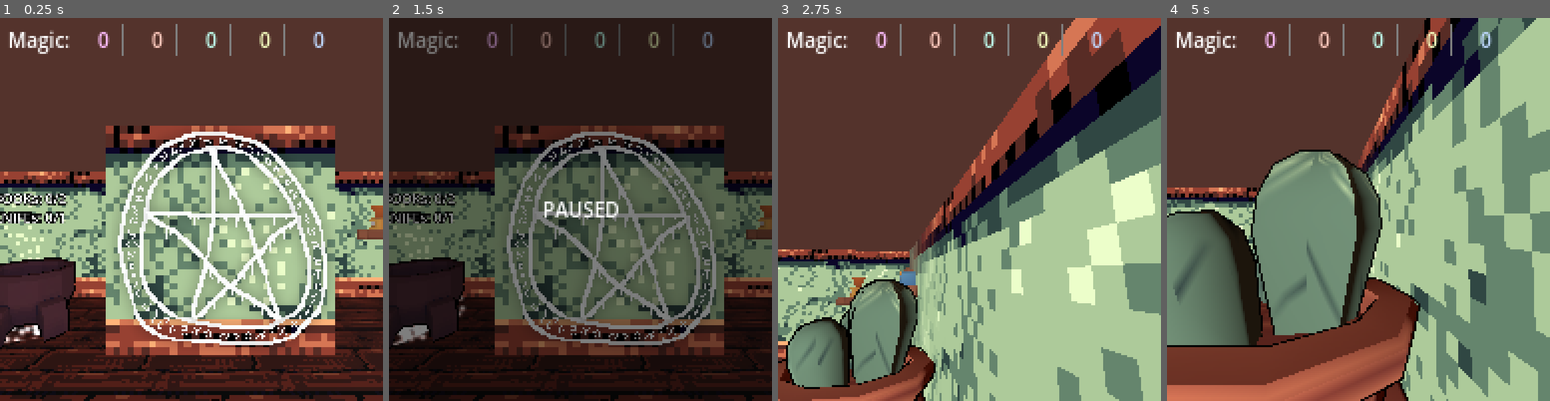
Above: before the commit, frames 1-4 (left to right).
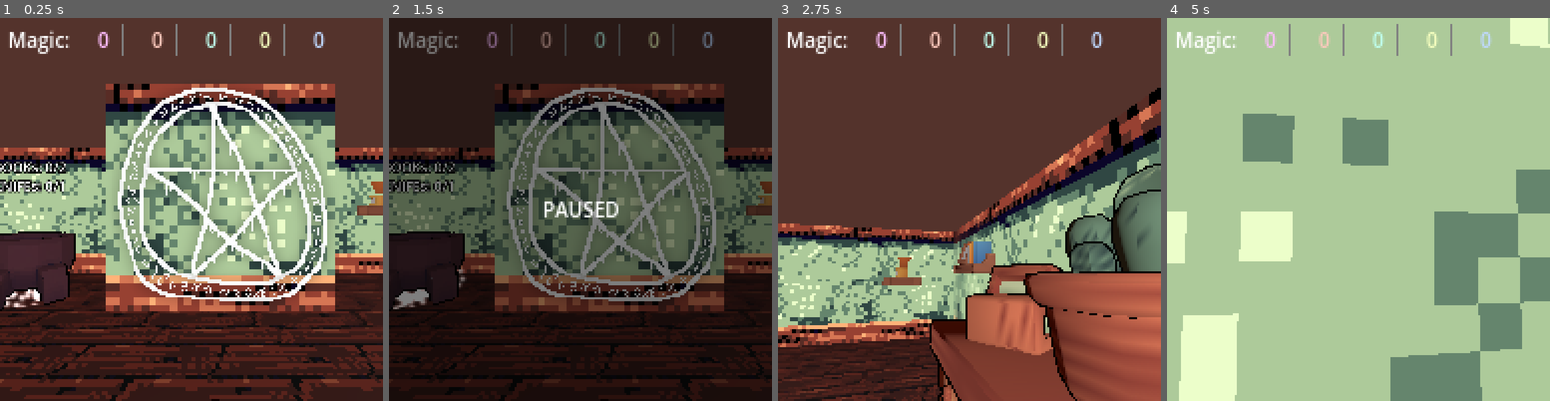
Above: after the commit, the same moments.

Repository: kaisalmon/gwt-85-entry
Game: Godot game, scene res://scenes/level/level.tscn
The game is run twice, just before and just after one commit, with the same random seed, the same clock (stepped at 60 frames per second) and the same inputs. This scene is started directly instead of the project's main scene.
Inputs (mouse positions are in pixels of both pictures, inside the frame that each line leads up to):
- Up to frame 1 (0.25 s): no input
- Up to frame 2 (1.5 s): tap Enter at 0.5 s; move the mouse to (599, 209) at 0.52 s; press the mouse at (599, 209) at 0.53 s; hold W (move_up) 0.53-1.28 s; tap Space at 0.77, 1.25 s; move the mouse to (503, 228) at 1.27 s; release the mouse at (503, 228) at 1.28 s; hold S (move_down) from 1.28 s (still down); right-click (503, 228) at 1.35 s
- Up to frame 3 (2.75 s): tap Space at 1.52 s; click (892, 228) at 1.55 s; tap Enter at 2 s; move the mouse to (1007, 125) at 2.02 s; release S (move_down) at 2.03 s; press the mouse at (1007, 125) at 2.03 s; hold D (move_right) from 2.03 s (still down)
- Up to frame 4 (5 s): move the mouse to (1354, 217) at 2.77 s; release D (move_right) at 2.78 s; release the mouse at (1354, 217) at 2.78 s; hold W (move_up) from 2.78 s (still down); click (1354, 217) at 2.85 s; tap Space at 3.02, 3.77, 4.52 s; move the mouse to (1389, 213) at 3.52 s; hold Right mouse button (drop_item) 3.53-4.28 s; click (1389, 213) at 3.8 s; move the mouse to (1327, 205) at 4.27 s; click (1327, 205) at 4.35 s

The runs differ from the first frame. In frame 1, 58% of the frame differs, in the area x 0-100%, y 17-100%; in frame 2, 44%; in frame 3, 59%; in frame 4, 80%, in the area x 0-100%, y 0-100%.

Commit message:
🔽 player gravity, small polishes

Diff:
--- a/scenes/interactable/cauldron.tscn
+++ b/scenes/interactable/cauldron.tscn
@@ -59,8 +59,9 @@
 process_material = SubResource("ParticleProcessMaterial_3um5l")
 draw_pass_1 = SubResource("QuadMesh_m4y0a")
 
-[node name="ItemConsumer" parent="." node_paths=PackedStringArray("debug_label_3d") instance=ExtResource("4_sw1e1")]
+[node name="ItemConsumer" parent="." node_paths=PackedStringArray("source_mesh", "debug_label_3d") instance=ExtResource("4_sw1e1")]
 transform = Transform3D(1, 0, 0, 0, 1, 0, 0, 0, 1, 0, 0.544188, 0)
+source_mesh = NodePath("../blockbench_export/Node/cylinder")
 debug_label_3d = NodePath("../DebugLabel3D")
 
 [node name="DebugLabel3D" type="Label3D" parent="."]
--- a/scenes/interactable/item_consumer.gd
+++ b/scenes/interactable/item_consumer.gd
@@ -6,17 +6,16 @@
 
 
 @export var recipe: Recipe
-
+@export var source_mesh: MeshInstance3D
+@export var provided_ingredients: Dictionary[Item.ItemType, int]
 @export var debug_label_3d: Label3D
-
-@export var provided_ingredients: Dictionary[Item.ItemType, int]
-
 @onready var cauldroninteract_success: AudioStreamPlayer3D = $cauldroninteract_success
 @onready var cauldroninteract_insert: AudioStreamPlayer3D = $cauldroninteract_insert
 
 var text_tween: Tween = null
 
 func _ready() -> void:
+
 	#set_highlight(false)
 	update_recipe_display()
 	if recipe.ingredients.size() == 0:
@@ -39,6 +38,8 @@
 
 	if has_necessary_ingredients_for(held_item_type):
 		print("does not need item of the given type")
+
+		wiggle_text()
 		return
 
 	#print("interacting with ", self.name, ": using item type: ", Item.ItemType.keys()[item])
@@ -119,5 +120,14 @@
 
 	return true
 
-func tween_wiggle(progress: float) -> void:
-	pass
+func wiggle_text() -> void:
+	if is_instance_valid(text_tween):
+		text_tween.kill()
+
+	text_tween = create_tween()
+	text_tween.tween_method(tween_wiggle.bind(debug_label_3d.global_position), 0.0, 1.0, 0.5)
+
+func tween_wiggle(progress: float, start_pos: Vector3) -> void:
+	var displacement: float = sin(progress * 10) * 0.1
+	debug_label_3d.global_position.x = start_pos.x + displacement * (1-progress)
+	debug_label_3d.modulate = Color.DARK_RED.lerp(Color.WHITE, progress)
--- a/scenes/interactable/item_provider.gd
+++ b/scenes/interactable/item_provider.gd
@@ -2,13 +2,20 @@
 extends Interactable
 
 @export var produced_item: Item.ItemType
-
+@export var source_mesh: MeshInstance3D
 @onready var debug_label_3d: Label3D = $DebugLabel3D
-
 @onready var pickup: AudioStreamPlayer = $pickup
 
+var text_tween: Tween = null
+var highlight_tween: Tween = null
+var highlight_material: StandardMaterial3D
+var default_albedo: Color
+var highlight_albedo: Color
 
 func _ready() -> void:
+	highlight_material = source_mesh.get_active_material(0) as StandardMaterial3D
+	default_albedo = highlight_material.albedo_color
+	highlight_albedo = Color.from_hsv(default_albedo.h, max(default_albedo.s - 0.3, 0), min(default_albedo.v + 0.2, 1.0))
 	debug_label_3d.text = Item.ItemType.keys()[produced_item]
 	set_highlight(false)
 
@@ -21,6 +28,8 @@
 	if is_instance_valid(player.held_item):
 		print("player can't pick up '", Item.ItemType.keys()[produced_item], "' from '", self.name, "' because he currently holds '", player.held_item)
 		# TODO: should we allow the player to remove items from his hand if its from the same type?
+
+		wiggle_text()
 		return
 
 	var new_item: Item = Item.get_scene(produced_item).instantiate() as Item
@@ -29,5 +38,24 @@
 	pickup.play()
 
 func set_highlight(highlight_new: bool) -> void:
+	if is_instance_valid(highlight_tween):
+		highlight_tween.kill()
+
+
+	var target_albedo: Color = highlight_albedo if highlight_new else default_albedo
+	highlight_tween = create_tween()
+	highlight_tween.tween_property(highlight_material, "albedo_color", target_albedo, 0.3)
 	#print("highlighting for ", self.name, ": ", highlight_new)
 	debug_label_3d.visible = highlight_new
+
+func wiggle_text() -> void:
+	if is_instance_valid(text_tween):
+		text_tween.kill()
+
+	text_tween = create_tween()
+	text_tween.tween_method(tween_wiggle.bind(debug_label_3d.global_position), 0.0, 1.0, 0.5)
+
+func tween_wiggle(progress: float, start_pos: Vector3) -> void:
+	var displacement: float = sin(progress * 10) * 0.1
+	debug_label_3d.global_position.x = start_pos.x + displacement * (1-progress)
+	debug_label_3d.modulate = Color.DARK_RED.lerp(Color.WHITE, progress)
--- a/scenes/interactable/item_provider.tscn
+++ b/scenes/interactable/item_provider.tscn
@@ -8,11 +8,13 @@
 radius = 0.8
 
 [sub_resource type="StandardMaterial3D" id="StandardMaterial3D_yvxfo"]
+resource_local_to_scene = true
 transparency = 1
 shading_mode = 0
 albedo_color = Color(4.04298e-06, 0.661018, 0.583787, 0.647059)
 
 [sub_resource type="SphereMesh" id="SphereMesh_vyspm"]
+resource_local_to_scene = true
 material = SubResource("StandardMaterial3D_yvxfo")
 
 [sub_resource type="AudioStreamRandomizer" id="AudioStreamRandomizer_1hiuq"]
@@ -20,11 +22,12 @@
 stream_0/stream = ExtResource("2_g4kgx")
 stream_1/stream = ExtResource("3_0ns2q")
 
-[node name="ItemProvider" type="Area3D"]
+[node name="ItemProvider" type="Area3D" node_paths=PackedStringArray("source_mesh")]
 collision_layer = 4
 collision_mask = 0
 monitoring = false
 script = ExtResource("1_yvxfo")
+source_mesh = NodePath("MeshInstance3D")
 
 [node name="CollisionShape3D" type="CollisionShape3D" parent="."]
 shape = SubResource("SphereShape3D_b7q1x")
--- a/scenes/player/player.gd
+++ b/scenes/player/player.gd
@@ -6,7 +6,7 @@
 @export var mouse_sensitivity: float = 0.005
 @export_range(0, 90, 1, "radians_as_degrees") var max_down_angle: float = 60
 @export_range(0, 90, 1, "radians_as_degrees") var max_up_angle: float = 60
-
+@export var gravity: float = 9.8
 @export_category("internal nodes")
 @export var look_pivot: Node3D
 @export var interaction: Interaction
@@ -28,7 +28,6 @@
 		current_magic_amounts.append(0)
 
 func _physics_process(delta: float) -> void:
-
 	_move(delta)
 
 	if move_time > 0:
@@ -44,6 +43,7 @@
 	if !can_use_input():
 		input_dir = Vector2.ZERO
 
+	var y_velo: float = 0.0 if is_on_floor() else -gravity
 
 	var move_dir: Vector3 = Vector3.ZERO
 	if !input_dir.is_zero_approx():
@@ -55,6 +55,7 @@
 		ismoving = false
 
 	velocity = velocity.move_toward(move_dir * move_speed, delta * 200)
+	velocity.y = lerp(velocity.y, y_velo, delta*30)
 	move_and_slide()
 
 func _input(event: InputEvent) -> void:
@@ -68,8 +69,6 @@
 		interaction.interact()
 	if event.is_action_pressed("drop_item"):
 		drop_current_item()
-
-
 
 func can_use_input() -> bool:
 	return true
